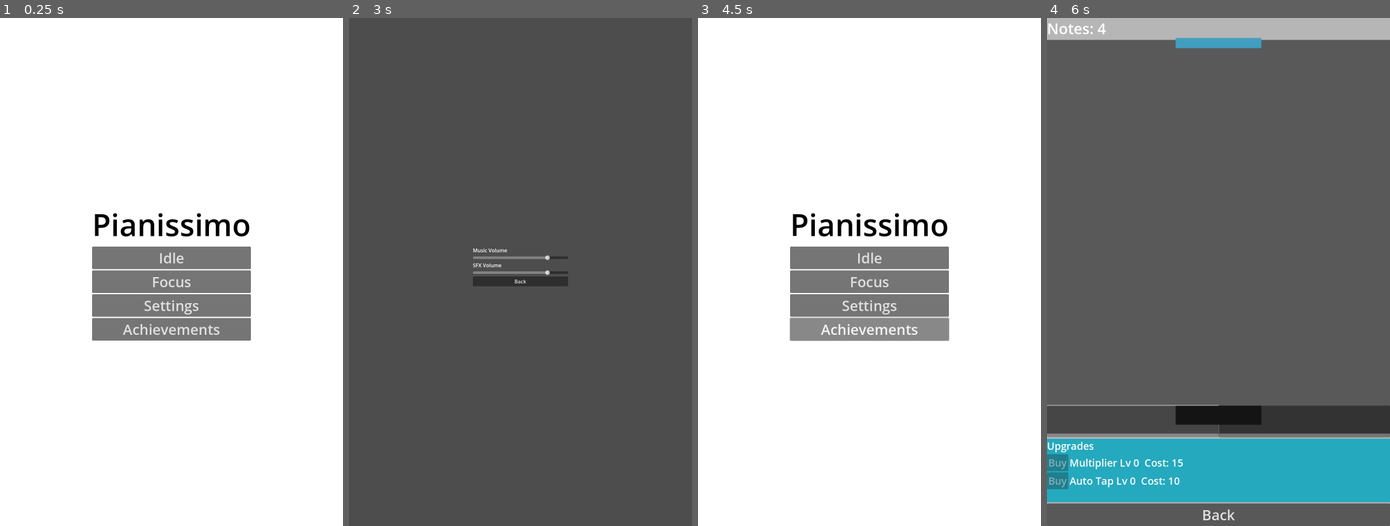
Above: before the commit, frames 1-4 (left to right).
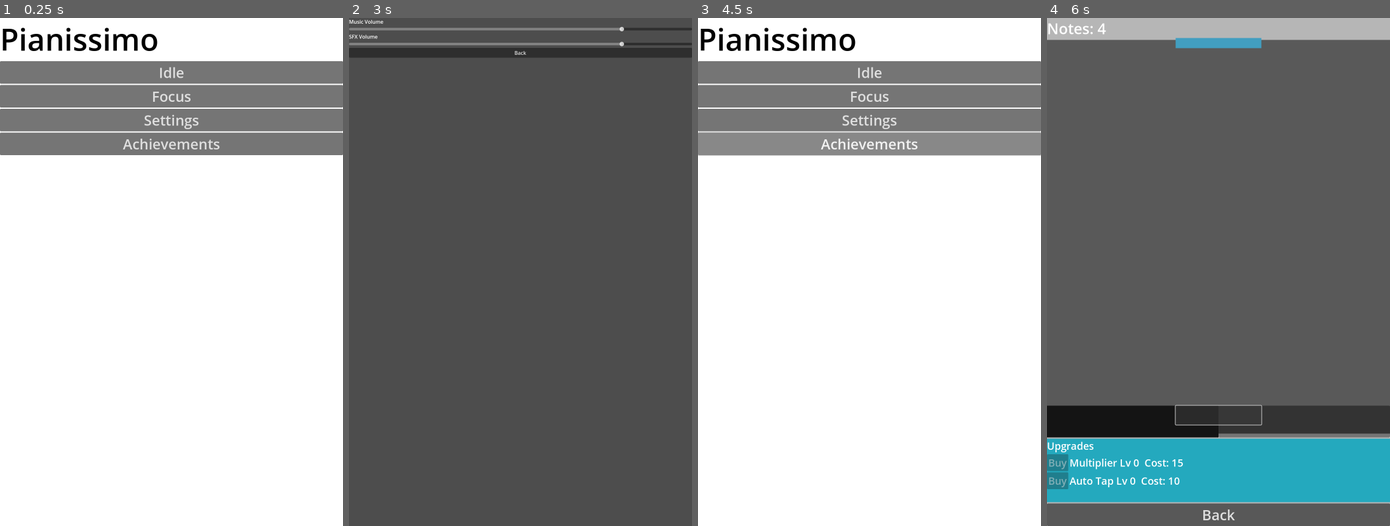
Above: after the commit, the same moments.

Repository: solsolet/MemoriaTFM
Game: Godot game, scene res://scenes/home/home.tscn
Two runs of this game, one before a commit and one after it. Both use one fixed random seed, a clock stepped at 60 frames per second and the inputs below.
Inputs (mouse positions are in pixels of both pictures, inside the frame that each line leads up to; where the layout moved, square brackets give the same spot in the first picture):
- Up to frame 1 (0.25 s): no input
- Up to frame 2 (3 s): click "Idle" at 0.5 s; click "Back" at 1.25 s; click "Focus" at 2 s; click "Settings" at 2.75 s
- Up to frame 3 (4.5 s): click "Back" at 3.5 s; click "Achievements" at 4.25 s
- Up to frame 4 (6 s): click "Idle" at 5 s; click (1218, 414) [1132, 419] at 5.75 s

The runs differ from the first frame. In frame 1, 28% of the frame differs, in the area x 0-100%, y 1-64%; in frame 2, 3.9%; in frame 3, 28%; in frame 4, 3.3%.

Commit message:
fix: busos de nou

Diff:
--- a/pianissimo/autoload/settings_manager.gd
+++ b/pianissimo/autoload/settings_manager.gd
@@ -14,7 +14,7 @@
 		AudioManager.set_sfx_volume_linear(sfx_volume)
 
 func _ready() -> void:
-	load_settings()
+	call_deferred("load_settings")
 
 
 func load_settings() -> void:
--- a/pianissimo/scenes/game/game.tscn
+++ b/pianissimo/scenes/game/game.tscn
@@ -40,6 +40,7 @@
 text = "GAME_NOTES"
 
 [node name="Piano" parent="SafeAreaContainer/VBoxContainer" instance=ExtResource("3_kelw5")]
+layout_mode = 2
 
 [node name="UpgradePanel" parent="SafeAreaContainer/VBoxContainer" instance=ExtResource("3_0sr1o")]
 
--- a/pianissimo/scenes/home/home.tscn
+++ b/pianissimo/scenes/home/home.tscn
@@ -11,7 +11,7 @@
 grow_vertical = 2
 script = ExtResource("1_5q1ba")
 
-[node name="ColorRect" type="ColorRect" parent="."]
+[node name="SafeAreaContainer" type="MarginContainer" parent="."]
 layout_mode = 1
 anchors_preset = 15
 anchor_right = 1.0
@@ -19,52 +19,44 @@
 grow_horizontal = 2
 grow_vertical = 2
 
-[node name="VBoxContainer" type="VBoxContainer" parent="."]
-layout_mode = 1
-anchors_preset = 8
-anchor_left = 0.5
-anchor_top = 0.5
-anchor_right = 0.5
-anchor_bottom = 0.5
-offset_left = -20.0
-offset_top = -20.0
-offset_right = 20.0
-offset_bottom = 20.0
-grow_horizontal = 2
-grow_vertical = 2
+[node name="ColorRect" type="ColorRect" parent="SafeAreaContainer"]
+layout_mode = 2
 
-[node name="Title" type="Label" parent="VBoxContainer"]
+[node name="VBoxContainer" type="VBoxContainer" parent="SafeAreaContainer"]
+layout_mode = 2
+
+[node name="Title" type="Label" parent="SafeAreaContainer/VBoxContainer"]
 auto_translate_mode = 1
 layout_mode = 2
 theme_override_colors/font_color = Color(0, 0, 0, 1)
 theme_override_font_sizes/font_size = 96
 text = "GAME_TITLE"
 
-[node name="IdleButton" type="Button" parent="VBoxContainer"]
+[node name="IdleButton" type="Button" parent="SafeAreaContainer/VBoxContainer"]
 auto_translate_mode = 1
 layout_mode = 2
 theme_override_font_sizes/font_size = 45
 text = "HOME_IDLE"
 
-[node name="FocusButton" type="Button" parent="VBoxContainer"]
+[node name="FocusButton" type="Button" parent="SafeAreaContainer/VBoxContainer"]
 auto_translate_mode = 1
 layout_mode = 2
 theme_override_font_sizes/font_size = 45
 text = "HOME_FOCUS"
 
-[node name="SettingsButton" type="Button" parent="VBoxContainer"]
+[node name="SettingsButton" type="Button" parent="SafeAreaContainer/VBoxContainer"]
 auto_translate_mode = 1
 layout_mode = 2
 theme_override_font_sizes/font_size = 45
 text = "SETTINGS"
 
-[node name="AchievmentsButton" type="Button" parent="VBoxContainer"]
+[node name="AchievmentsButton" type="Button" parent="SafeAreaContainer/VBoxContainer"]
 auto_translate_mode = 1
 layout_mode = 2
 theme_override_font_sizes/font_size = 45
 text = "HOME_ACHIEVEMENTS"
 
-[connection signal="pressed" from="VBoxContainer/IdleButton" to="." method="_on_idle_button_pressed"]
-[connection signal="pressed" from="VBoxContainer/FocusButton" to="." method="_on_focus_button_pressed"]
-[connection signal="pressed" from="VBoxContainer/SettingsButton" to="." method="_on_settings_button_pressed"]
-[connection signal="pressed" from="VBoxContainer/AchievmentsButton" to="." method="_on_achievments_button_pressed"]
+[connection signal="pressed" from="SafeAreaContainer/VBoxContainer/IdleButton" to="." method="_on_idle_button_pressed"]
+[connection signal="pressed" from="SafeAreaContainer/VBoxContainer/FocusButton" to="." method="_on_focus_button_pressed"]
+[connection signal="pressed" from="SafeAreaContainer/VBoxContainer/SettingsButton" to="." method="_on_settings_button_pressed"]
+[connection signal="pressed" from="SafeAreaContainer/VBoxContainer/AchievmentsButton" to="." method="_on_achievments_button_pressed"]
--- a/pianissimo/scenes/settings/settings.gd
+++ b/pianissimo/scenes/settings/settings.gd
@@ -1,7 +1,7 @@
 extends Control
 
-@onready var music_slider: HSlider = $VBoxContainer/MusicSlider
-@onready var sfx_slider: HSlider = $VBoxContainer/SfxSlider
+@onready var music_slider: HSlider = $SafeAreaContainer/VBoxContainer/MusicSlider
+@onready var sfx_slider: HSlider = $SafeAreaContainer/VBoxContainer/SfxSlider
 
 
 func _ready() -> void:
--- a/pianissimo/scenes/settings/settings.tscn
+++ b/pianissimo/scenes/settings/settings.tscn
@@ -11,40 +11,37 @@
 grow_vertical = 2
 script = ExtResource("1")
 
-[node name="VBoxContainer" type="VBoxContainer" parent="."]
+[node name="SafeAreaContainer" type="MarginContainer" parent="."]
 layout_mode = 1
-anchors_preset = 8
-anchor_left = 0.5
-anchor_top = 0.5
-anchor_right = 0.5
-anchor_bottom = 0.5
-offset_left = -150.0
-offset_top = -80.0
-offset_right = 150.0
-offset_bottom = 80.0
+anchors_preset = 15
+anchor_right = 1.0
+anchor_bottom = 1.0
 grow_horizontal = 2
 grow_vertical = 2
 
-[node name="MusicLabel" type="Label" parent="VBoxContainer"]
+[node name="VBoxContainer" type="VBoxContainer" parent="SafeAreaContainer"]
+layout_mode = 2
+
+[node name="MusicLabel" type="Label" parent="SafeAreaContainer/VBoxContainer"]
 layout_mode = 2
 text = "Music Volume"
 
-[node name="MusicSlider" type="HSlider" parent="VBoxContainer"]
+[node name="MusicSlider" type="HSlider" parent="SafeAreaContainer/VBoxContainer"]
 layout_mode = 2
 max_value = 1.0
 step = 0.05
 
-[node name="SfxLabel" type="Label" parent="VBoxContainer"]
+[node name="SfxLabel" type="Label" parent="SafeAreaContainer/VBoxContainer"]
 layout_mode = 2
 text = "SFX Volume"
 
-[node name="SfxSlider" type="HSlider" parent="VBoxContainer"]
+[node name="SfxSlider" type="HSlider" parent="SafeAreaContainer/VBoxContainer"]
 layout_mode = 2
 max_value = 1.0
 step = 0.05
 
-[node name="BackButton" type="Button" parent="VBoxContainer"]
+[node name="BackButton" type="Button" parent="SafeAreaContainer/VBoxContainer"]
 layout_mode = 2
 text = "Back"
 
-[connection signal="pressed" from="VBoxContainer/BackButton" to="." method="_on_back_button_pressed"]
+[connection signal="pressed" from="SafeAreaContainer/VBoxContainer/BackButton" to="." method="_on_back_button_pressed"]
--- a/pianissimo/assets/ui/main_theme.tres
+++ b/pianissimo/ui/main_theme.tres
@@ -1,3 +1,4 @@
 [gd_resource type="Theme" format=3 uid="uid://q14d1d2e2x5t"]
 
 [resource]
+default_font_size = 36
--- a/pianissimo/ui/safe_area_container.gd
+++ b/pianissimo/ui/safe_area_container.gd
@@ -1,7 +1,9 @@
 extends MarginContainer
+
 
 func _ready() -> void:
 	call_deferred("_apply_safe_area")
+	get_viewport().size_changed.connect(_on_viewport_size_changed)
 
 func _apply_safe_area() -> void:
 	var viewport_rect = get_viewport().get_visible_rect()
@@ -16,3 +18,7 @@
 	add_theme_constant_override("margin_top", top)
 	add_theme_constant_override("margin_right", right)
 	add_theme_constant_override("margin_bottom", bottom)
+
+
+func _on_viewport_size_changed() -> void:
+	call_deferred("_apply_safe_area")
Not shown: 1 places in pianissimo/scenes/game/game.tscn that only renumber resources
